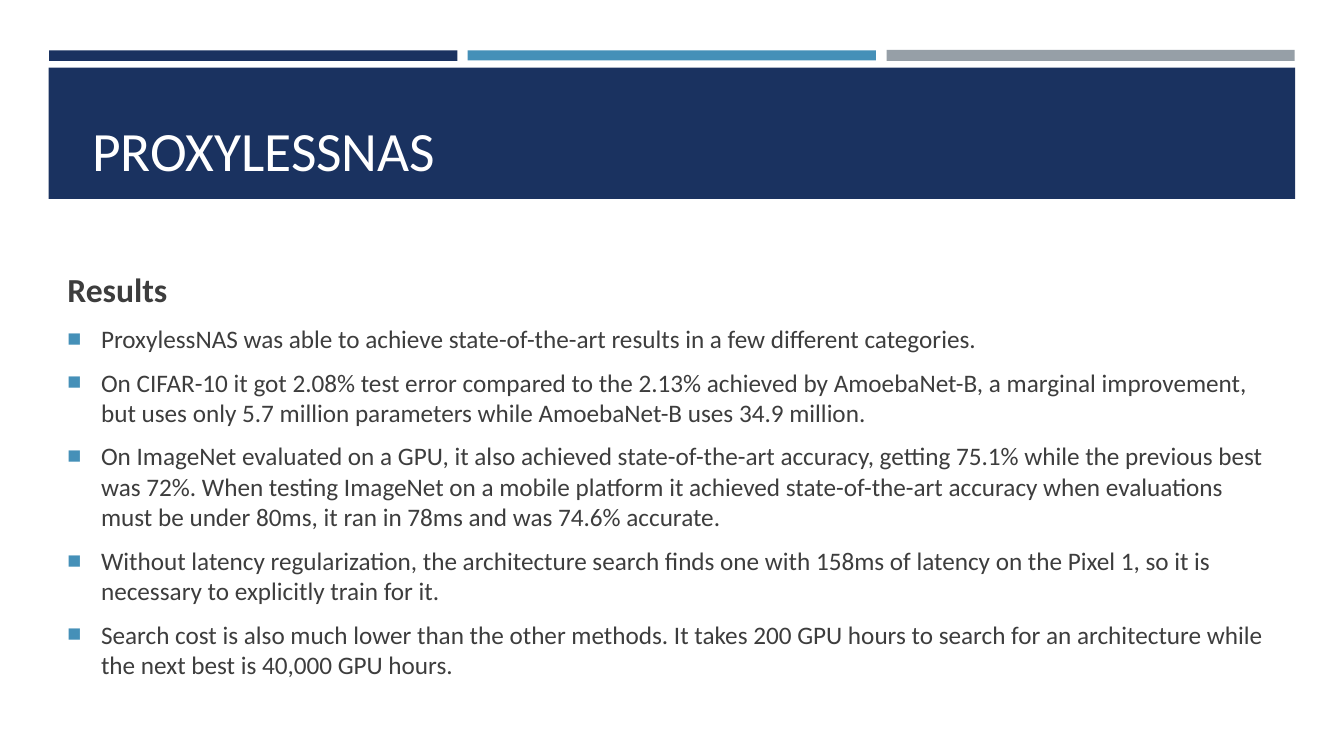
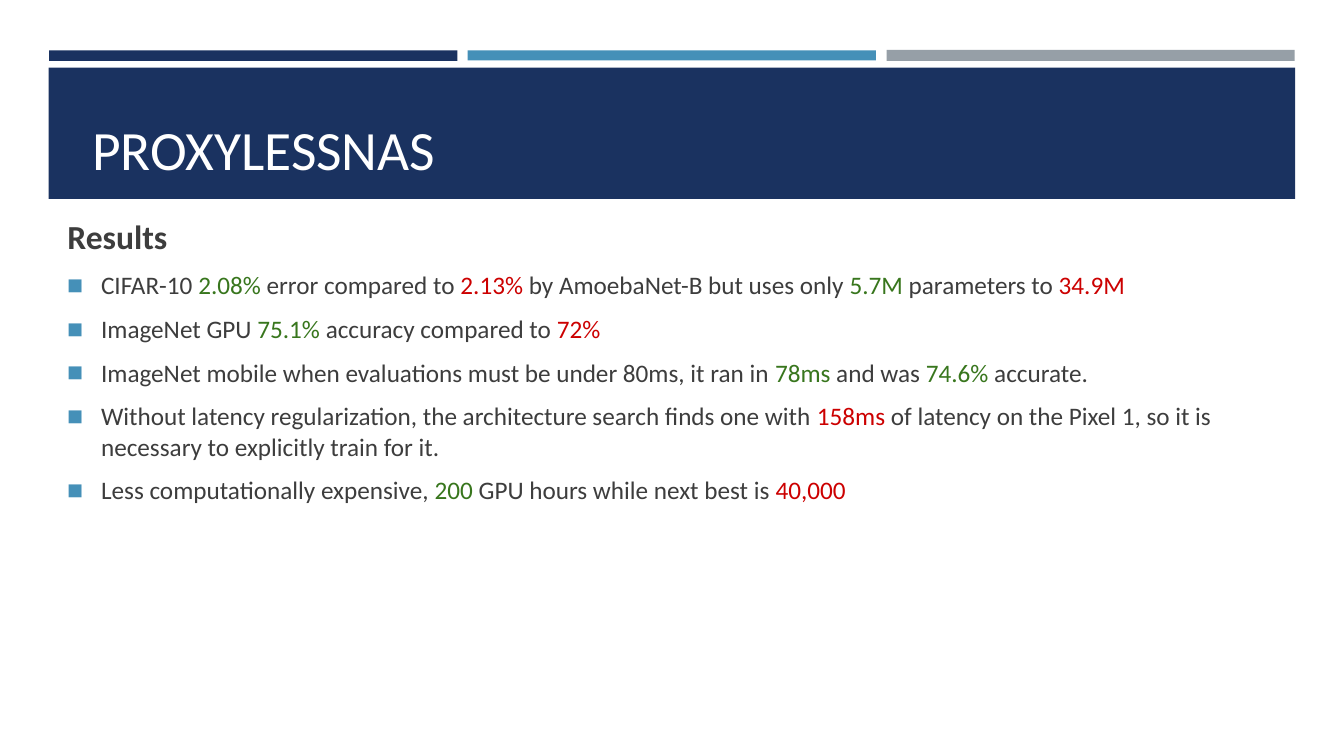
Before and after one commit to Experiment5X/IntelligentSystemsResearchPaper, a slide deck: slide 12 of DARTs and ProxylessNAS Presentation.pptx (slide 14 before the commit). Drawn at 1344x756 pixels with LibreOffice and Linux fonts; fonts in the diff are those of the drawing. Boxes give left, top, right and bottom in pixels: in the first picture for what was removed or moved away, otherwise in the second. Text is boxed around its words. In the diff, an @@ line names an element or a change of style, - is before the commit and + after.

```diff
--- a/DARTs and ProxylessNAS Presentation.pptx
+++ b/DARTs and ProxylessNAS Presentation.pptx
@@ text "Results" at <box>67,225,1211,503</box>: vertical alignment middle to top @@
@@ text at <box>67,225,1211,460</box>: text colour #3D3D3D to #CC0000 in "158ms"; less space between paragraphs; bullet ■ to ◼ @@
@@ text at <box>101,276,1125,387</box>: text changed @@
-■ ProxylessNAS was able to achieve state-of-the-art results in a few different categories.
-■ On CIFAR-10 it got 2.08% test error compared to the 2.13% achieved by AmoebaNet-B, a marginal improvement, but uses only 5.7 million parameters while AmoebaNet-B uses 34.9 million.
-■ On ImageNet evaluated on a GPU, it also achieved state-of-the-art accuracy, getting 75.1% while the previous best was 72%. When testing ImageNet on a mobile platform it achieved state-of-the-art accuracy when evaluations must be under 80ms, it ran in 78ms and was 74.6% accurate.
+◼ CIFAR-10 2.08% error compared to 2.13% by AmoebaNet-B but uses only 5.7M parameters to 34.9M
+◼ ImageNet GPU 75.1% accuracy compared to 72%
+◼ ImageNet mobile when evaluations must be under 80ms, it ran in 78ms and was 74.6% accurate.
@@ text at <box>101,481,846,503</box>: text changed @@
-■ Search cost is also much lower than the other methods. It takes 200 GPU hours to search for an architecture while the next best is 40,000 GPU hours.
+◼ Less computationally expensive, 200 GPU hours while next best is 40,000
```
Also in this commit, not shown: 10 other slides changed, 2 slides added, 5 slides removed, 3 other files.
